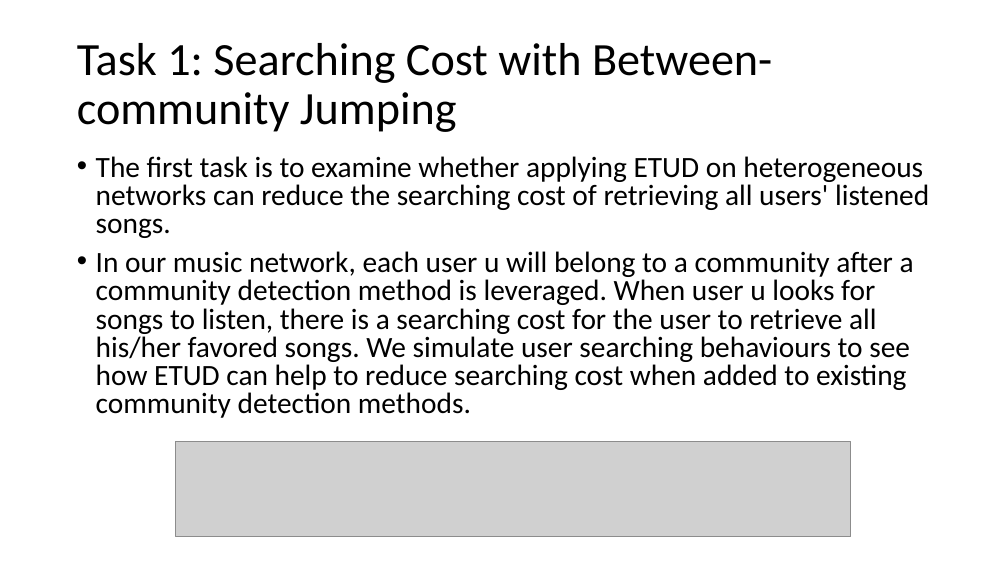
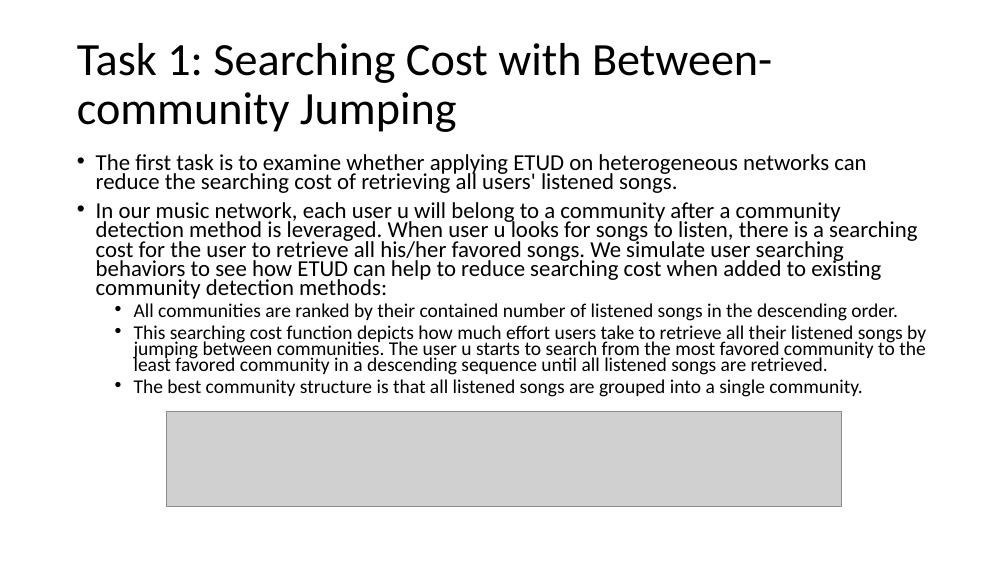
Before and after one commit to RoyZhengGao/RoyZhengGao-old.github.io, a slide deck: slide 11 of files/iconference-2022.pptx (slide 7 before the commit). Drawn at 1008x567 pixels with LibreOffice and Linux fonts; fonts in the diff are those of the drawing; grey boxes stand for pictures. Boxes give left, top, right and bottom in pixels: in the first picture for what was removed or moved away, otherwise in the second. Text is boxed around its words. In the diff, an @@ line names an element or a change of style, - is before the commit and + after.

```diff
--- a/files/iconference-2022.pptx
+++ b/files/iconference-2022.pptx
@@ text at (96, 154, 866, 193): size 28 to 21.7 pt in "The first task is to examine whether ..."; line spacing 0.8 to 0.7 @@
@@ text at (96, 202, 926, 397): text changed; size 28 to 18.6 pt @@
-• In our music network, each user u will belong to a community after a community detection method is leveraged. When user u looks for songs to listen, there is a searching cost for the user to retrieve all his/her favored songs. We simulate user searching behaviours to see how ETUD can help to reduce searching cost when added to existing community detection methods.
+• In our music network, each user u will belong to a community after a community detection method is leveraged. When user u looks for songs to listen, there is a searching cost for the user to retrieve all his/her favored songs. We simulate user searching behaviors to see how ETUD can help to reduce searching cost when added to existing community detection methods:
+  • All communities are ranked by their contained number of listened songs in the descending order.
+  • This searching cost function depicts how much effort users take to retrieve all their listened songs by jumping between communities. The user u starts to search from the most favored community to the least favored community in a descending sequence until all listened songs are retrieved.
+  • The best community structure is that all listened songs are grouped into a single community.
@@ picture: place and size @@
-picture at (175, 442, 851, 537)
+picture at (166, 411, 842, 507)
```
Also in this commit, not shown: 2 other slides changed, 6 slides added, 2 slides removed, 3 other files.
